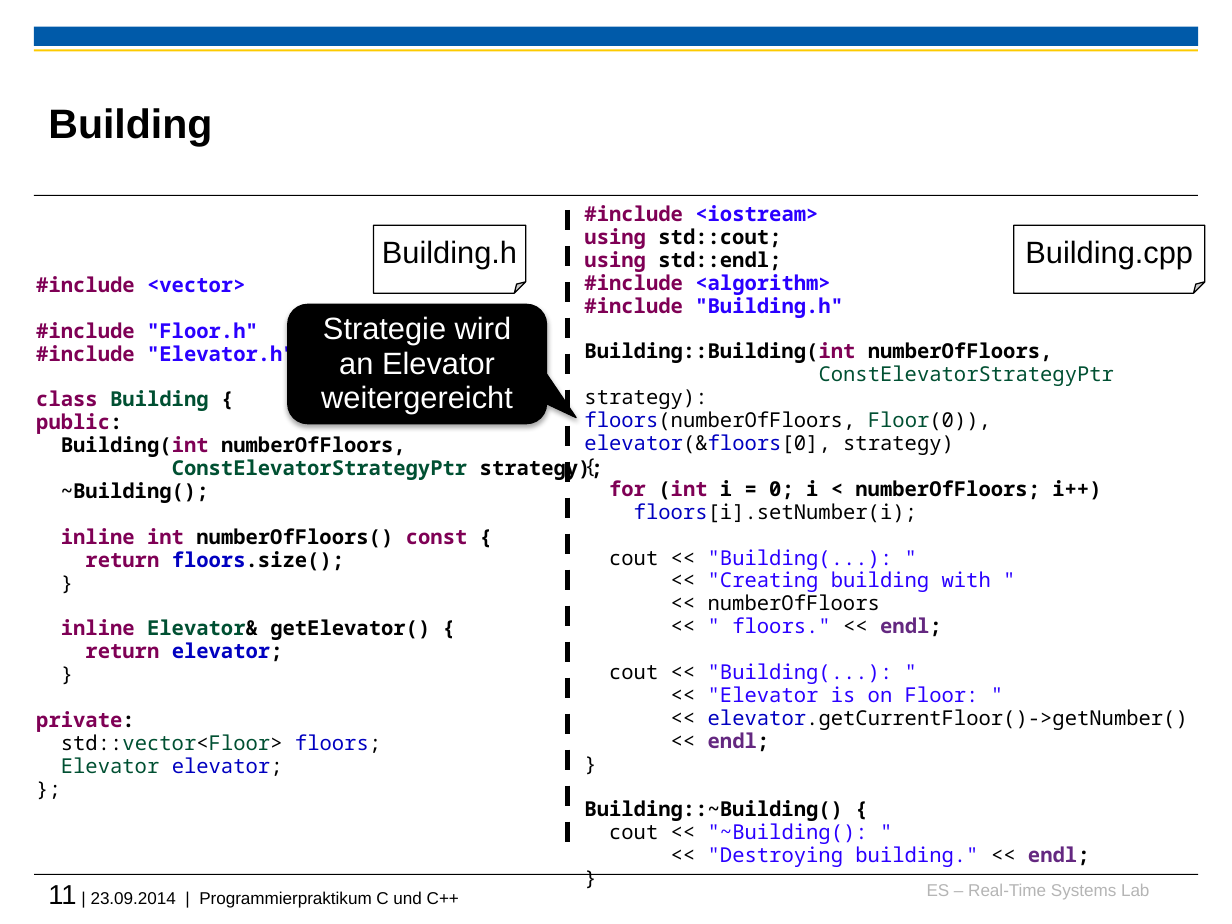
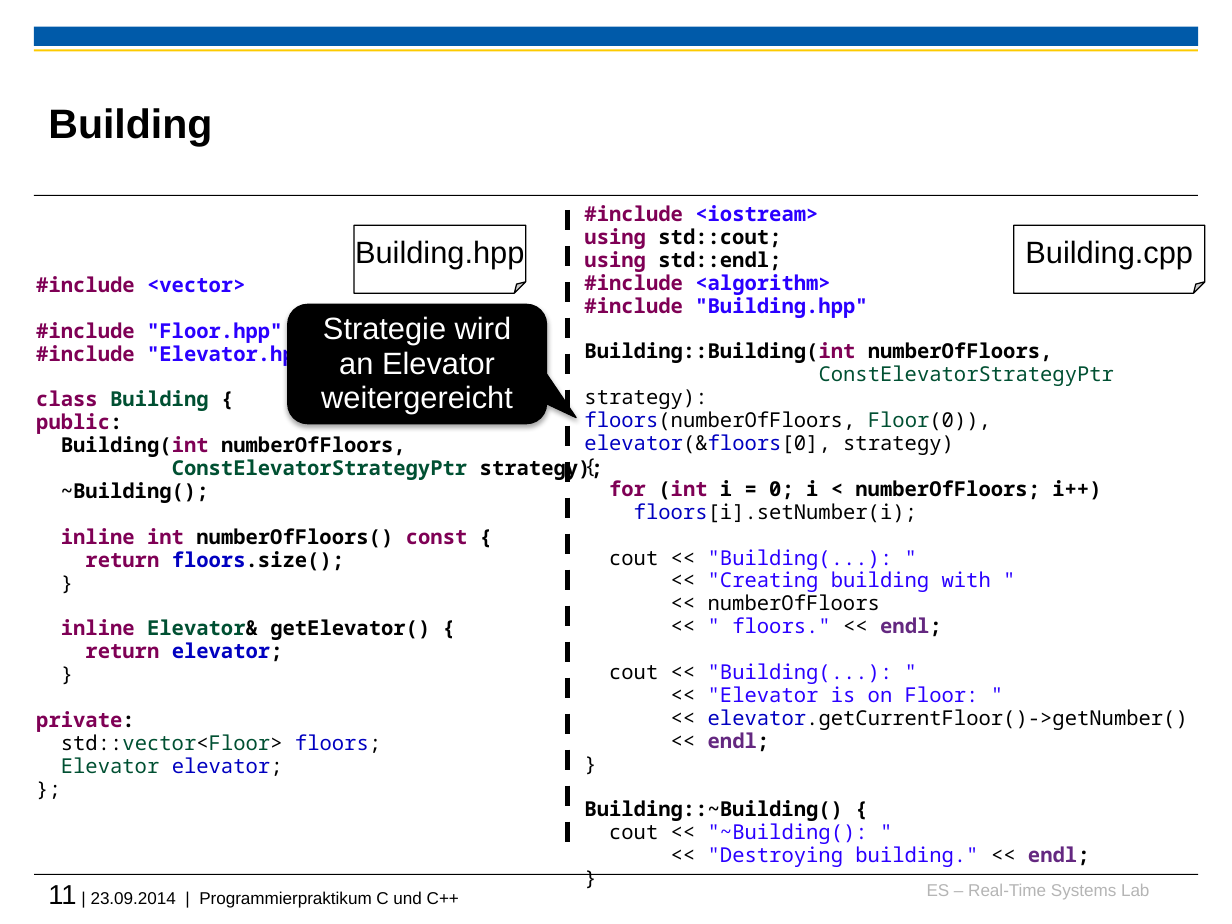
Before and after one commit to h82k/tud-cppp, a slide deck: slide 11 of Vorlesung/3 Vererbung-Polymorphie.pptx. Drawn at 1232x924 pixels with LibreOffice and Linux fonts; fonts in the diff are those of the drawing; background and template pictures are left out. Boxes give left, top, right and bottom in pixels: in the first picture for what was removed or moved away, otherwise in the second. Text is boxed around its words. In the diff, an @@ line names an element or a change of style, - is before the commit and + after.

```diff
--- a/Vorlesung/3 Vererbung-Polymorphie.pptx
+++ b/Vorlesung/3 Vererbung-Polymorphie.pptx
@@ folded corner "Building.hpp" resized from (x1=373, y1=225, x2=526, y2=293) to (x1=354, y1=225, x2=525, y2=293) @@
@@ text in folded corner at (x1=355, y1=240, x2=524, y2=269): text changed @@
-Building.h
+Building.hpp
@@ text at (x1=584, y1=293, x2=867, y2=318): text changed @@
-#include "Building.h"
+#include "Building.hpp"
@@ text at (x1=36, y1=322, x2=319, y2=367): text changed @@
-#include "Floor.h"
-#include "Elevator.h"
+#include "Floor.hpp"
+#include "Elevator.hpp"
```
Also in this commit, not shown: 6 other slides changed, 5 other files.
